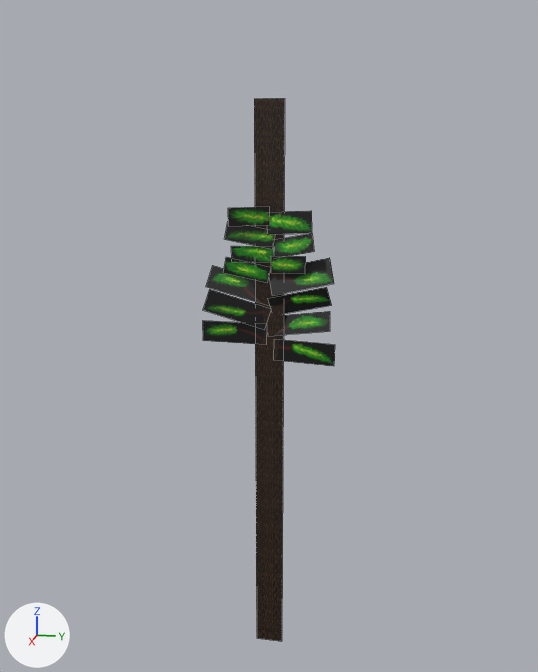
A saved change to the Blender file Assets/External/Blenders/tronquini.blend.
Both versions are drawn from a 50 mm lens placed at (49.6, 9.9, 16.6), pointed at (-0.3, -0.1, 4.1). Arrows for +X, +Y and +Z are at lower left; the lights stay in place. Mesh edges are drawn as thin lines.

Names of what the first picture shows: 'Tronquini', 'rama1', 'rama1_2', 'rama1_3', 'rama2', 'rama2_2', 'rama3', 'rama3_2', 'rama4', 'rama4_2', 'rama5', 'rama5_2', 'rama6', 'rama7', 'rama7_2'.
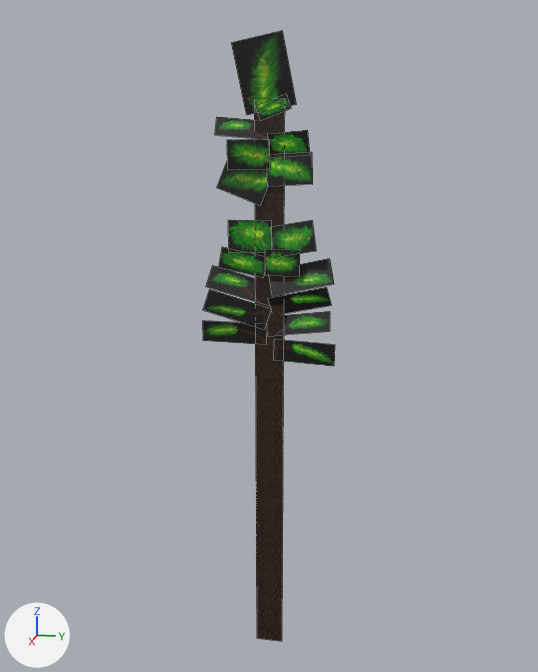
What the commit changed:
Mesh me_plane_018 is new.
It has 4 vertices, 1 face and spans x -1.0..1.0, y -1.0..1.0, z 0.0.
It uses material mat_mat_rama7 (picture img_rama7_png).
Mesh me_plane_017 is new.
It has 4 vertices, 1 face and spans x -1.0..1.0, y -1.0..1.0, z 0.0.
It uses material mat_mat_rama4 (picture img_rama4_png).
Mesh me_plane_016 is new.
It has 4 vertices, 1 face and spans x -1.36..1.36, y -0.58..0.58, z 0.0.
It uses material mat_mat_rama2 (picture img_rama2_png).
Mesh me_plane_015 is new.
It has 4 vertices, 1 face and spans x -1.0..1.0, y -1.0..1.0, z 0.0.
It uses material mat_mat_rama2 (picture img_rama2_png).
Object 'rama1_2' (ob_rama1_2) moves from (0.36, 1.37, 9.29) to (0.36, 0.97, 9.42).
Object 'rama1_2' (ob_rama1_2) is rescaled from (1.18, 0.582, 0.716) to (1.18, 0.904, 0.716).
Object 'rama7_2' (ob_rama7_2) moves from (0.21, -1.51, 8.82) to (0.21, -1.78, 9.35).
Object 'rama7_2' (ob_rama7_2) is rescaled from (1.6, 0.56, 0.56) to (1.62, 0.73, 0.56).
Object 'rama2_2' (ob_rama2_2) moves from (0.14, -1.11, 9.91) to (0.14, -1.29, 11.1).
Object 'rama2_2' (ob_rama2_2) is rescaled from (1.48, 0.542, 0.542) to (1.48, 1.09, 0.542).
Object 'rama3_2' (ob_rama3_2) moves from (0.32, 1.67, 10.54) to (0.32, 1.67, 11.0).
Object 'rama3_2' (ob_rama3_2) turns from (-76, 12, -100) to (-81, 11, -97) degrees about x, y and z.
Object 'rama3_2' (ob_rama3_2) is rescaled from (1.44, 0.621, 1.44) to (1.49, 1.03, 1.47).
Object 'rama4_2' (ob_rama4_2) moves from (0.28, -1.25, 11.2) to (0.28, -1.54, 14.9).
Object 'rama4_2' (ob_rama4_2) turns from (86, 11, 97) to (87, 22, 98) degrees about x, y and z.
Object 'rama4_2' (ob_rama4_2) is rescaled from (1.66, 0.619, 0.492) to (1.58, 1.24, 0.449).
Object 'rama5_2' (ob_rama5_2) moves from (0.24, 1.4, 12.08) to (0.24, 1.4, 15.55).
Object 'rama5_2' (ob_rama5_2) is rescaled from (1.53, 0.732, 0.826) to (1.53, 1.04, 0.832).
Object 'rama1_3' (ob_rama1_3) moves from (0.71, -1.25, 12.47) to (0.71, -1.25, 16.47).
Object 'rama1_3' (ob_rama1_3) is rescaled from (1.39, 0.617, 0.713) to (1.39, 0.958, 0.719).
Object 'rama7_3' (ob_rama7_3) is new; it shows me_plane_018.
Its location is (0.02, 0.26, 19.45).
Its rotation in degrees is (90, 160, 90).
Its scale is (1.09, 0.49, 0.376).
Object 'rama4_3' (ob_rama4_3) is new; it shows me_plane_017.
Its location is (0.19, -0.31, 21.5).
Its rotation in degrees is (115, 102, 297).
Its scale is (2.26, 1.68, 0.645).
Object 'rama2_4' (ob_rama2_4) is new; it shows me_plane_016.
Its location is (0.01, -1.56, 18.14).
Its rotation in degrees is (-113, 175, -82).
Its scale is (1.47, 1.1, 0.819).
Object 'rama2_3' (ob_rama2_3) is new; it shows me_plane_015.
Its location is (0.19, 1.33, 17.14).
Its rotation in degrees is (98, -4.5, 84).
Its scale is (1.35, 0.77, 1.35).

Changed parts and their boxes (x1, y1, x2, y2) in the pictures (538 x 672 px):
'rama4_3', added: after (231, 31, 296, 115)
'rama5_2', moved, rescaled (46% taller): before (267, 211, 312, 234); after (267, 152, 313, 186)
'rama4_2', moved, turned, rescaled: before (225, 223, 276, 249); after (217, 162, 268, 206)
'rama1_3', moved, rescaled (52% taller): before (228, 207, 270, 227); after (227, 139, 270, 170)
'rama2_2', moved, rescaled (100% taller): before (231, 246, 275, 262); after (228, 220, 272, 253)
'rama3_2', moved, turned, rescaled: before (273, 233, 314, 257); after (271, 220, 316, 257)
'rama7_2', moved, rescaled (19% taller): before (223, 257, 271, 283); after (219, 247, 265, 278)
'rama1_2', moved, rescaled (47% taller): before (271, 256, 306, 274); after (265, 249, 300, 276)
'rama2_3', added (green): after (268, 130, 310, 154)
'rama2_4', added: after (215, 117, 268, 139)
'rama7_3', added (green): after (257, 94, 291, 121)
